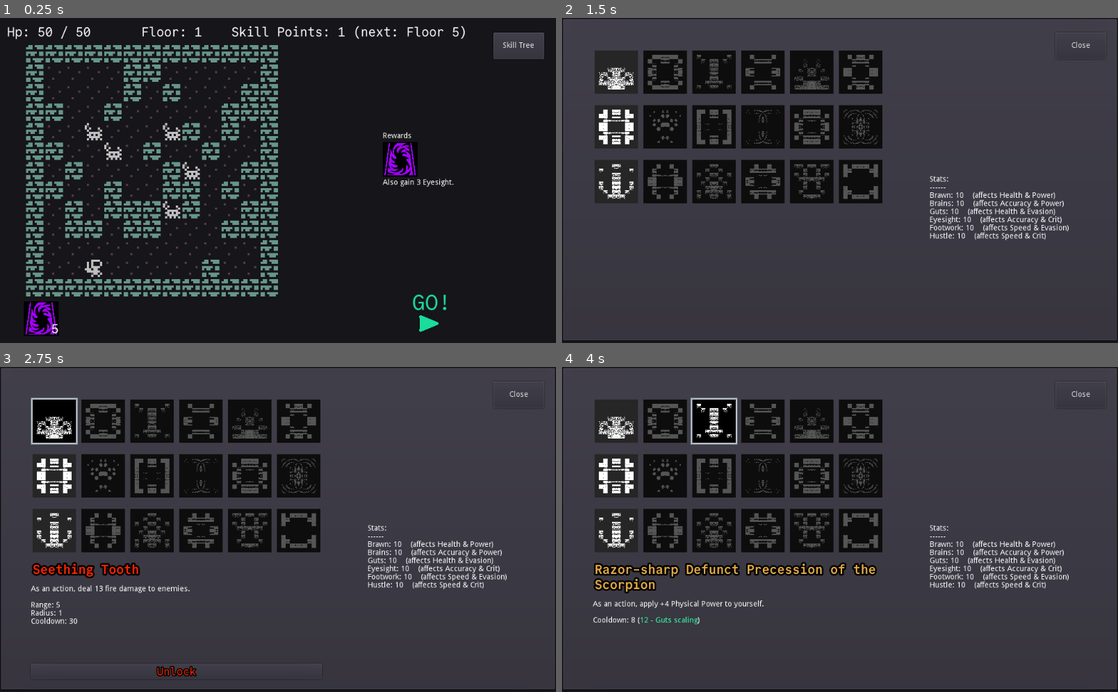
Above: before the commit, frames 1-4 (two rows, left to right).
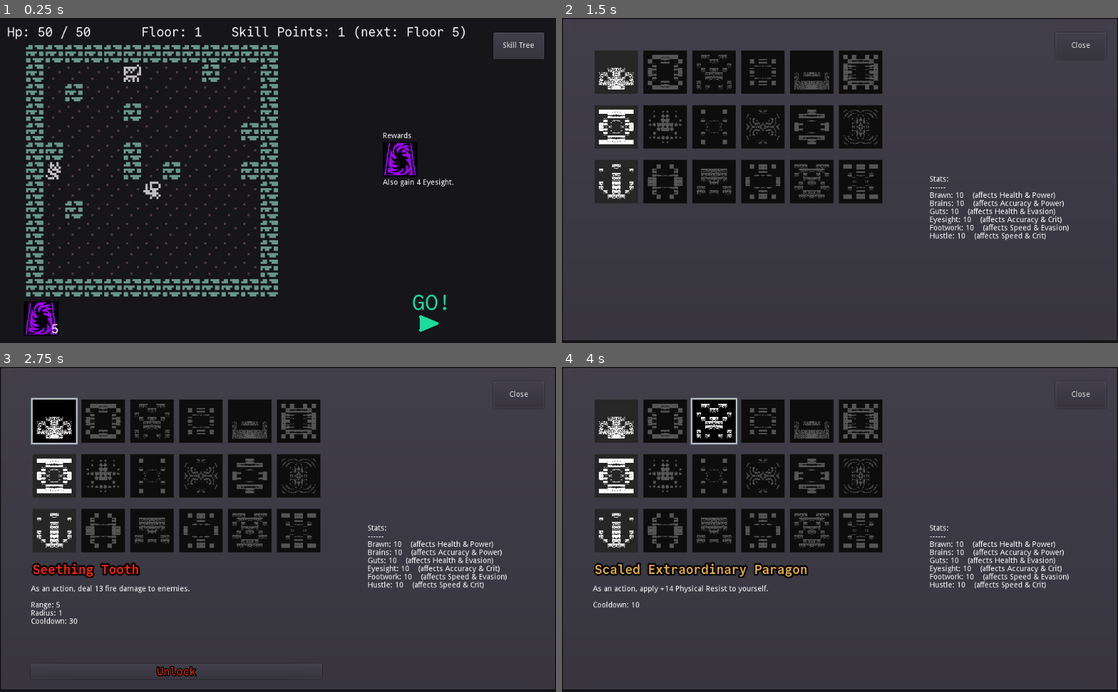
Above: after the commit, the same moments.

Repository: redxaxder/7DRL2024
Game: Godot game, scene res://main.tscn
Same seed, same stepped clock (60 frames per second), same inputs: the game is played once before the commit and once after it.
Inputs (mouse positions are in pixels of both pictures, inside the frame that each line leads up to):
- Up to frame 1 (0.25 s): no input
- Up to frame 2 (1.5 s): click "Skill Tree" at 0.5 s; click (990, 317) at 1.25 s
- Up to frame 3 (2.75 s): click (55, 422) at 2.02 s
- Up to frame 4 (4 s): click (667, 422) at 2.77 s; click (712, 422) at 3.52 s

The runs differ from the first frame. In frame 1, 4.6% of the frame differs, in the area x 8-76%, y 14-80%; in frame 2, 3.1%; in frame 3, 3.1%; in frame 4, 5.2%, in the area x 5-57%, y 11-80%.

Commit message:
fix?!

Diff:
--- a/data/skills/Skill.gd
+++ b/data/skills/Skill.gd
@@ -106,13 +106,24 @@
 				else SkillsCore.EffectType.StatBuff
 			if eff.effect_type == SkillsCore.EffectType.StatBuff and rng.randf() < 0.5:
 				power *= -1
+	# power > 0: this is a buff for us
+	# can it be elemental?
+	# power: no. resist: yes.
+	#
+	# is power + or -?
+	# are we targeting ourself or an enemy?
+	#
+	# us, +     | main combat stats, elemental resists
+	# all +     | main combat stats, elemental resist
+	# all -     | main combat stats, elemental power,
+	# enemy -   | main combat stats, elemental power
+
 	if eff.effect_type == SkillsCore.EffectType.StatBuff:
-		if rng.randf() < 0.6: # a main combat stat
+		if rng.randf() < 0.7 : # a main combat stat
 			eff.mod_stat = Stat.DERIVED_STATS[ rng.randi() % Stat.DERIVED_STATS.size() ]
+		elif power < 0: #elemental attack or defense
+			eff.mod_stat = Elements.ATTACK[eff.element]
 		elif power > 0: #elemental attack or defense
-			eff.mod_stat = Elements.ATTACK[eff.element] if rng.randf() < 0.8 \
-						else Elements.DEFENSE[eff.element]
-		else: # if power is negative, we only hit elemental defense
 			eff.mod_stat = Elements.DEFENSE[eff.element]
 		power *= STAT_PREMIUM[eff.mod_stat] * 0.6
 
